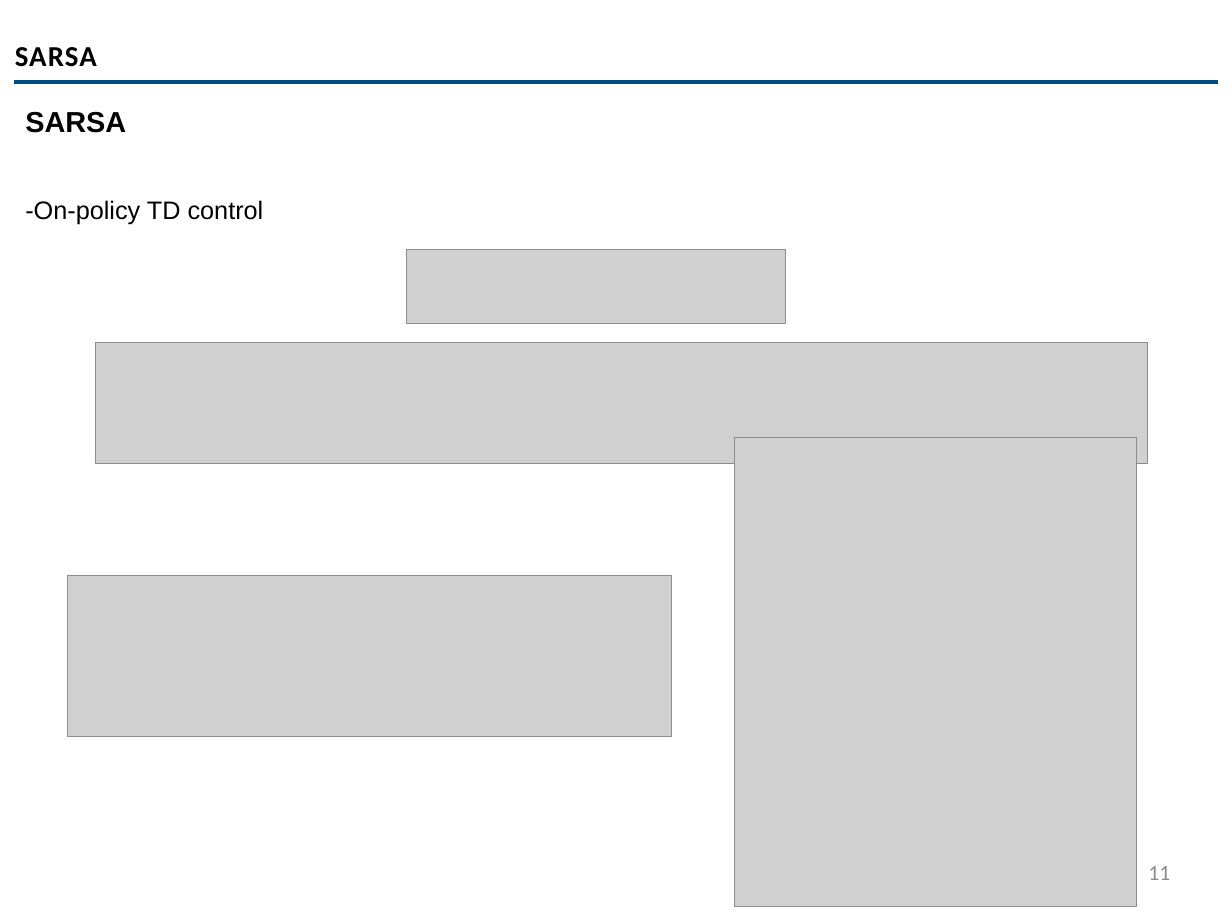
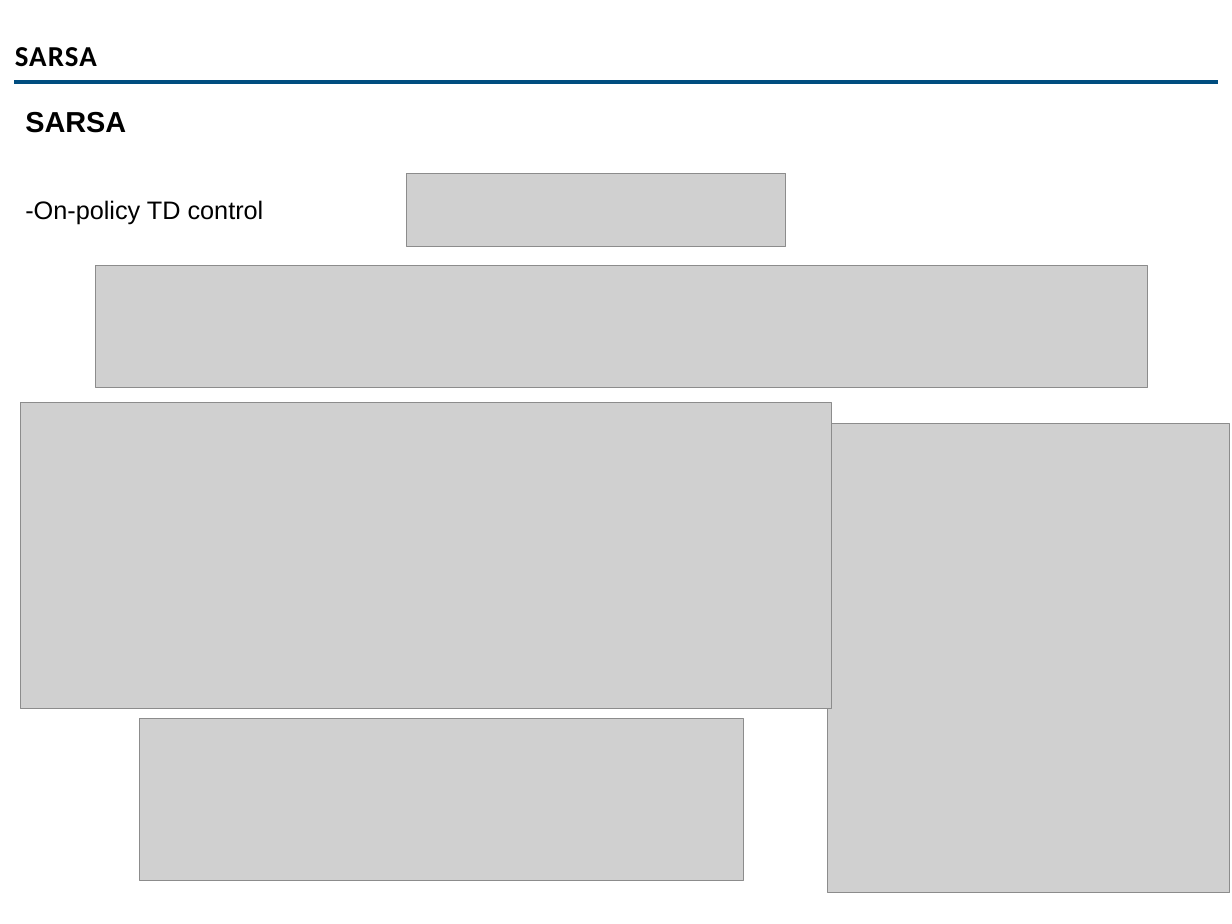
Before and after one commit to codemoo/MLCS-Internship-Program, a slide deck: slide 11 of 004 Reinforcement Learning/Introduction to RL-Part 2.pptx. Drawn at 1232x924 pixels with LibreOffice and Linux fonts; fonts in the diff are those of the drawing; grey boxes stand for pictures; background and template pictures are left out. Boxes give left, top, right and bottom in pixels: in the first picture for what was removed or moved away, otherwise in the second. Text is boxed around its words. In the diff, an @@ line names an element or a change of style, - is before the commit and + after.

```diff
--- a/004 Reinforcement Learning/Introduction to RL-Part 2.pptx
+++ b/004 Reinforcement Learning/Introduction to RL-Part 2.pptx
@@ picture: place and size @@
-picture at box(406, 250, 786, 323)
+picture at box(406, 173, 786, 247)
@@ picture: place and size @@
-picture at box(95, 342, 1148, 464)
+picture at box(95, 266, 1148, 387)
@@ picture added at box(21, 402, 832, 709) @@
@@ picture: place and size @@
-picture at box(735, 438, 1137, 907)
+picture at box(828, 424, 1230, 893)
@@ picture: place and size @@
-picture at box(68, 575, 671, 736)
+picture at box(139, 719, 743, 880)
```
Also in this commit, not shown: 5 other slides changed, 1 slide added, 2 slides removed, 1 other file.
